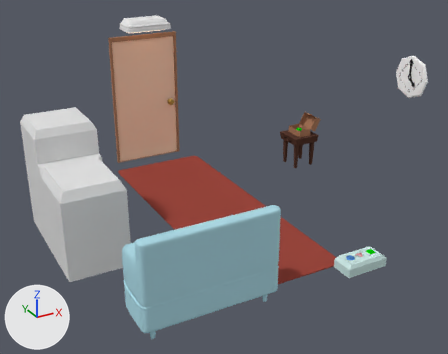
One commit to the Blender file appDev/mysteryroom.blend: the scene before it, then after it.
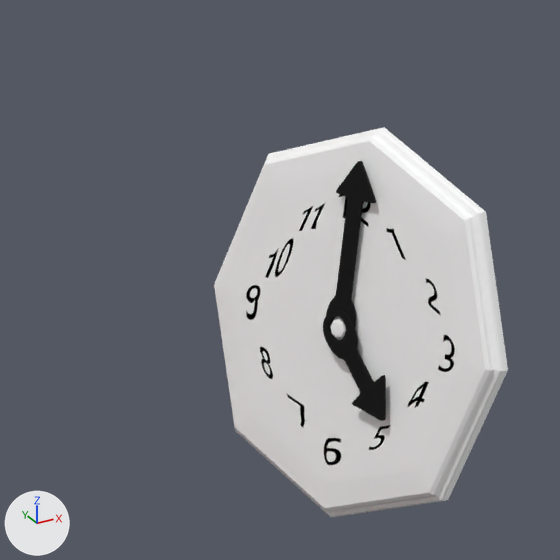
The first picture shows the older version from a camera (50 mm lens) standing at (-3.07, -5.83, 3.32) and looking at (0.03, -0.2, 0.51). The close-ups show both versions on the part from 83% to 97% of the width and 12% to 29% of the height of that picture; other places that the commit changed are outside them. The axes (+X, +Y, +Z) are drawn at lower left. The lights are the same throughout.

In view in the first close-up: 'OBJ.clock', 'OBJ.clock.h.hand', 'OBJ.clock.m.hand'.
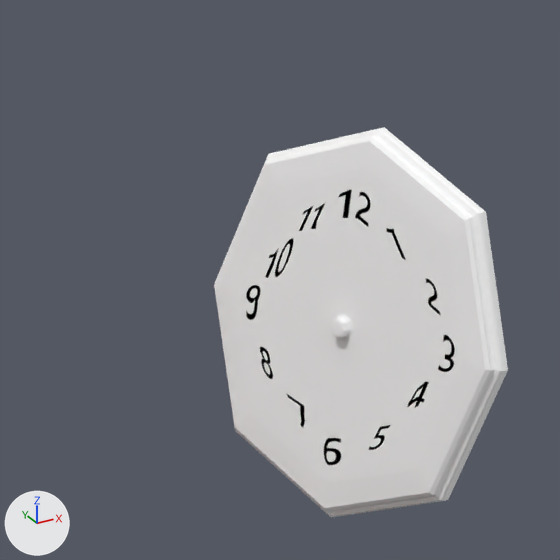
Where the newer file only moved an object's origin or applied its transform, the numbers keep the older frame.

Edits to the bpy script that builds the scene:
```text
Change ob_obj_clock_h_hand:
    add ob_obj_clock_h_hand.hide_render = True
Change ob_obj_clock_m_hand:
    add ob_obj_clock_m_hand.hide_render = True
```

Pixel boxes (x1, y1, x2, y2) of what changed, in the close-ups (560 x 560 px):
'OBJ.clock.m.hand', hidden (black): before (326, 161, 376, 341)
'OBJ.clock.h.hand', hidden (black): before (323, 309, 386, 421)
